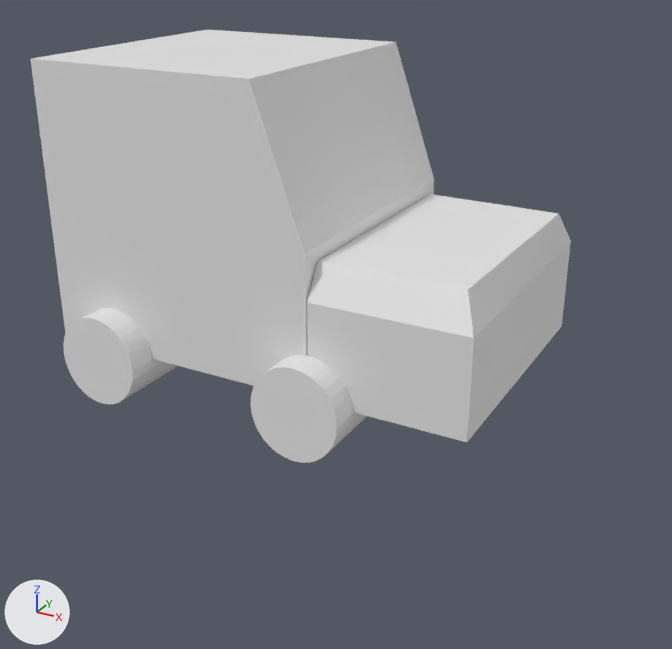
A saved change to the OBJ model third-week-b/assets/jimny.obj.
One viewpoint serves both versions: a 50 mm lens placed at (5.61, -9.87, 5.99), pointed at (0.02, 0.29, 0.91). Lighting does not change. The marker at lower left points along +X, +Y and +Z. Where no turn or scale is listed for an object, it has been applied to the vertices.

Names of what the first picture shows: 'Cube', 'Cube.001', 'Cylinder.000_Cylinder.002', 'Cylinder.002_Cylinder.003'.
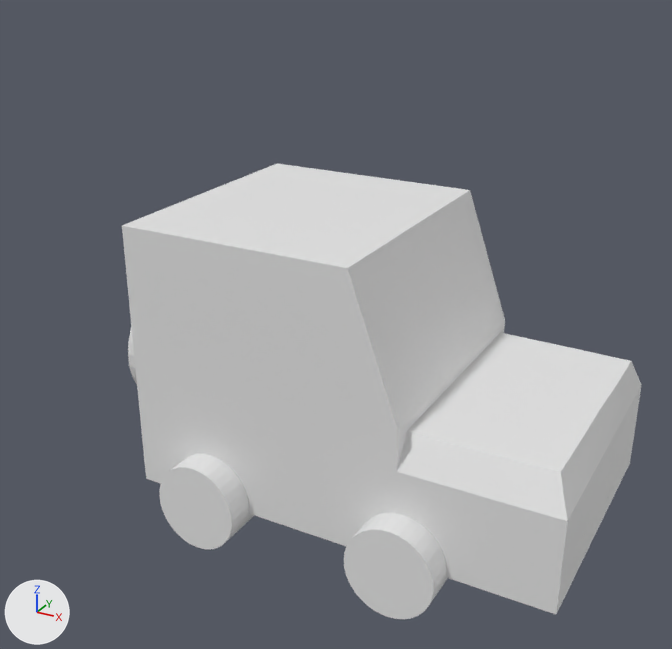
Boxes (x1, y1, x2, y2) around the edits, measured in the pictures (672 x 649 px):
```json
{"object": "Cube", "change": "mesh moved", "before": [31, 30, 434, 386], "after": [122, 164, 505, 547]}
{"object": "Cube.001", "change": "mesh moved", "before": [307, 194, 571, 442], "after": [395, 332, 641, 614]}
{"object": "Cylinder.000_Cylinder.002", "change": "mesh moved", "before": [250, 355, 367, 463], "after": [344, 513, 447, 619]}
{"object": "Cylinder.002_Cylinder.003", "change": "mesh moved", "before": [63, 308, 177, 404], "after": [159, 454, 255, 549]}
```

The change, as JSON lines over the scene's bpy script:
```json
{"block": "me_cube", "where": "me_cube.from_pydata(...)  # 26 vertices, 48 faces; spans x -3.32..0.54, y -1.39..2.25, z 0.68..4.39"}
{"block": "me_cube", "where": "# used by ob_cube; location = (0.0, 0.0, 0.0)"}
{"block": "me_cube", "change": "me_cube part 1: the whole mesh is moved by (1.21, 0.0, -1.94)"}
{"block": "me_cube_001", "where": "me_cube_001.from_pydata(...)  # 98 vertices, 192 faces; spans x 0.56..2.59, y -1.39..2.23, z 0.68..2.37"}
{"block": "me_cube_001", "where": "# used by ob_cube_001; location = (0.0, 0.0, 0.0)"}
{"block": "me_cube_001", "change": "me_cube_001 part 2: the whole mesh is moved by (1.19, 0.0, -1.9)"}
{"block": "me_cylinder_000_cylinder_002", "where": "me_cylinder_000_cylinder_002.from_pydata(...)  # 64 vertices, 124 faces; spans x -0.005..1.169, y -1.795..-0.536, z 0.053..1.276"}
{"block": "me_cylinder_000_cylinder_002", "where": "# used by ob_cylinder_000_cylinder_002; location = (0.0, 0.0, 0.0)"}
{"block": "me_cylinder_000_cylinder_002", "change": "me_cylinder_000_cylinder_002 part 3: the whole mesh is moved by (1.266, 0.0, -1.801)"}
{"block": "me_cylinder_002_cylinder_003", "where": "me_cylinder_002_cylinder_003.from_pydata(...)  # 64 vertices, 124 faces; spans x -2.978..-1.804, y -1.795..-0.536, z 0.053..1.276"}
{"block": "me_cylinder_002_cylinder_003", "where": "# used by ob_cylinder_002_cylinder_003; location = (0.0, 0.0, 0.0)"}
{"block": "me_cylinder_002_cylinder_003", "change": "me_cylinder_002_cylinder_003 part 4: the whole mesh is moved by (1.433, 0.0, -1.81)"}
```
